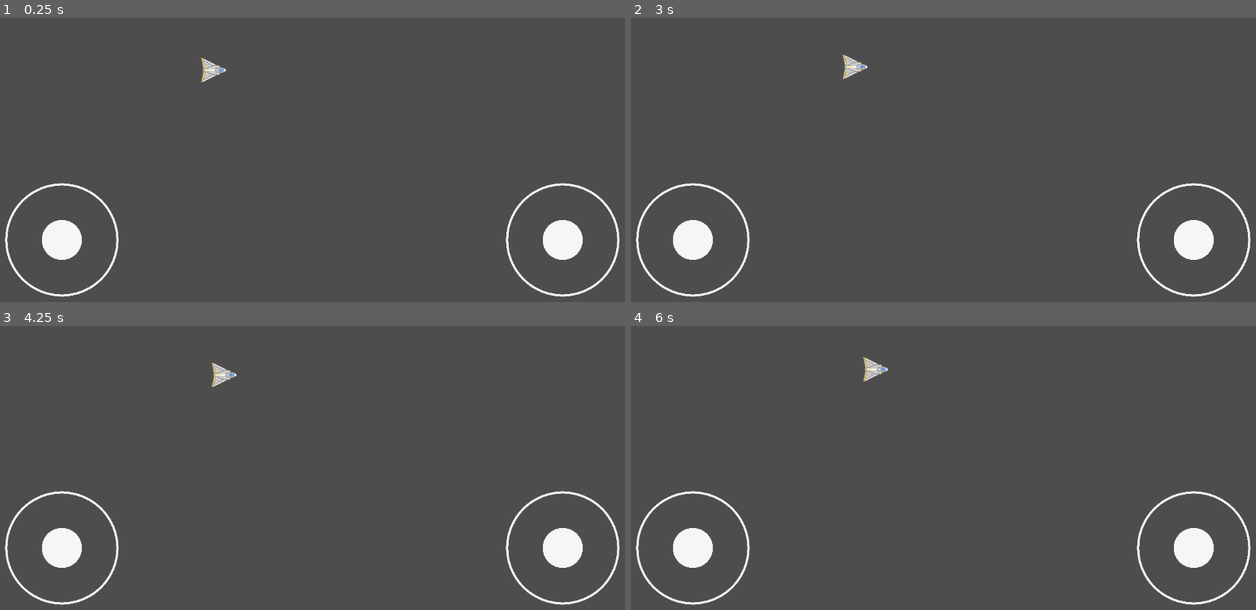
Above: before the commit, frames 1-4 (two rows, left to right).
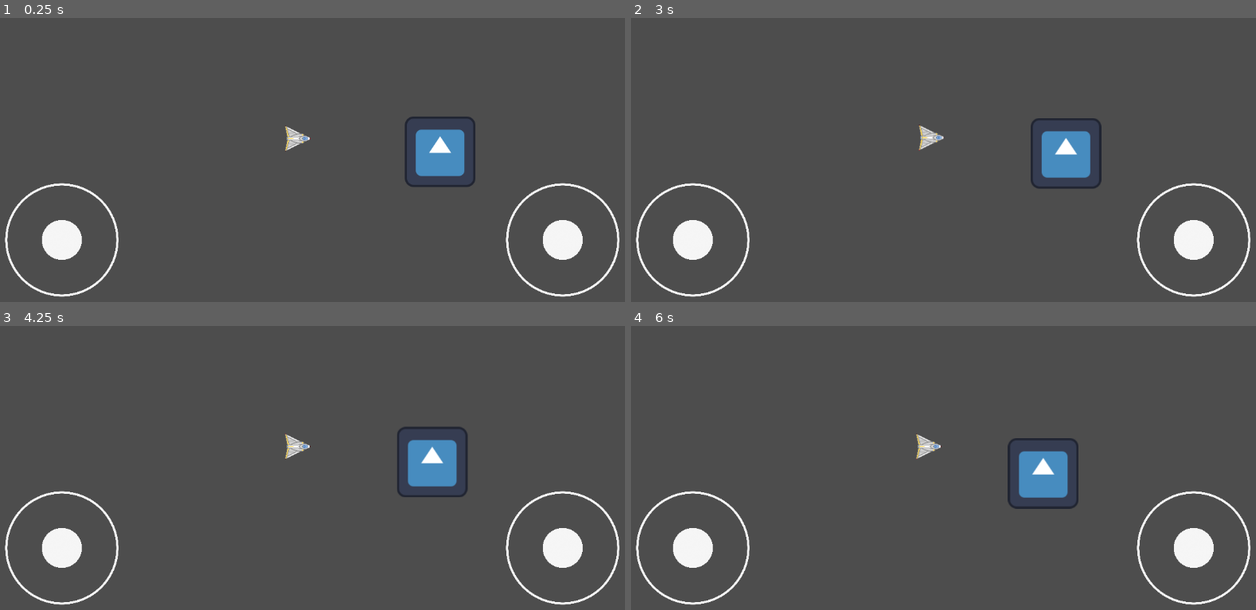
Above: after the commit, the same moments.

Repository: Archit-Dubey/GDC-2D-Shooter
Game: Godot game, scene res://Scenes/main.tscn
Two runs of this game, one before a commit and one after it. Both use one fixed random seed, a clock stepped at 60 frames per second and the inputs below. The engine's default icon, where the game draws it, is replaced by a stand-in: a white triangle on a blue panel in a dark square.
Inputs (mouse positions are in pixels of both pictures, inside the frame that each line leads up to):
- Up to frame 1 (0.25 s): no input
- Up to frame 2 (3 s): click (693, 239) at 0.52 s; click (693, 239) at 1.27 s; click (693, 239) at 2.02 s; tap Enter at 2.75 s; move the mouse to (1081, 120) at 2.77 s
- Up to frame 3 (4.25 s): move the mouse to (181, 465) at 3.52 s
- Up to frame 4 (6 s): tap Space at 4.25 s; move the mouse to (1006, 368) at 4.27 s; tap Enter at 5 s; move the mouse to (912, 519) at 5.02 s; move the mouse to (1131, 499) at 5.77 s

The runs differ from the first frame. In frame 1, 2.0% of the frame differs, in the area x 32-77%, y 13-60%; in frame 2, 2.1%; in frame 3, 2.0%; in frame 4, 2.1%, in the area x 37-72%, y 10-65%.

Commit message:
modified the player camera, saved player as a seperate scene

Diff:
--- /dev/null
+++ b/GDC Shooter 2D/Scenes/bullet.tscn
@@ -0,0 +1,5 @@
+[gd_scene format=3 uid="uid://bqx77sn4o8ktk"]
+
+[node name="Bullet" type="RigidBody2D"]
+
+[node name="CollisionShape2D" type="CollisionShape2D" parent="."]
--- a/GDC Shooter 2D/Scenes/joystick.tscn
+++ b/GDC Shooter 2D/Scenes/joystick.tscn
@@ -9,6 +9,7 @@
 
 var posVector: Vector2
 @export var deadzone = 15
+@onready var Knob=$Knob
 "
 
 [node name="Joystick" type="Node2D"]
--- a/GDC Shooter 2D/Scenes/main.tscn
+++ b/GDC Shooter 2D/Scenes/main.tscn
@@ -1,37 +1,8 @@
-[gd_scene load_steps=8 format=3 uid="uid://d20ga7d1n8k7w"]
+[gd_scene load_steps=4 format=3 uid="uid://d20ga7d1n8k7w"]
 
 [ext_resource type="PackedScene" uid="uid://bnoasihi24wj0" path="res://Scenes/joystick.tscn" id="1_s8jiq"]
-[ext_resource type="Script" path="res://Scripts/Player.gd" id="2_fn81i"]
-[ext_resource type="Texture2D" uid="uid://tiko2t3qtqlb" path="res://Assets/Art/Player/Player Sprites.png" id="3_0dyt2"]
-
-[sub_resource type="AtlasTexture" id="AtlasTexture_ppgtp"]
-atlas = ExtResource("3_0dyt2")
-region = Rect2(0, 0, 50, 50)
-
-[sub_resource type="AtlasTexture" id="AtlasTexture_5h1rg"]
-atlas = ExtResource("3_0dyt2")
-region = Rect2(50, 0, 50, 50)
-
-[sub_resource type="AtlasTexture" id="AtlasTexture_e72hr"]
-atlas = ExtResource("3_0dyt2")
-region = Rect2(100, 0, 50, 50)
-
-[sub_resource type="SpriteFrames" id="SpriteFrames_pc2h0"]
-animations = [{
-"frames": [{
-"duration": 1.0,
-"texture": SubResource("AtlasTexture_ppgtp")
-}, {
-"duration": 1.0,
-"texture": SubResource("AtlasTexture_5h1rg")
-}, {
-"duration": 1.0,
-"texture": SubResource("AtlasTexture_e72hr")
-}],
-"loop": true,
-"name": &"Player",
-"speed": 5.0
-}]
+[ext_resource type="PackedScene" uid="uid://xcee157fq5ca" path="res://Scenes/player.tscn" id="2_irpq3"]
+[ext_resource type="Texture2D" uid="uid://mib7garokarc" path="res://icon.svg" id="3_qbbl1"]
 
 [node name="Main" type="Node2D"]
 
@@ -64,25 +35,8 @@
 position = Vector2(-80, -100)
 scale = Vector2(2, 2)
 
-[node name="Camera2D" type="Camera2D" parent="."]
-anchor_mode = 0
+[node name="Player" parent="." instance=ExtResource("2_irpq3")]
 
-[node name="Player" type="CharacterBody2D" parent="."]
-position = Vector2(400, 200)
-script = ExtResource("2_fn81i")
-
-[node name="AnimatedSprite2D" type="AnimatedSprite2D" parent="Player"]
-rotation = 1.5708
-sprite_frames = SubResource("SpriteFrames_pc2h0")
-animation = &"Player"
-
-[node name="CollisionPolygon2D" type="CollisionPolygon2D" parent="Player"]
-rotation = 1.5708
-polygon = PackedVector2Array(0, -24, -25, 24, 25, 24)
-
-[node name="Area2D" type="Area2D" parent="Player"]
-rotation = 0.785398
-
-[node name="CollisionPolygon2D" type="CollisionPolygon2D" parent="Player/Area2D"]
-rotation = 0.785398
-polygon = PackedVector2Array(0, -24, -25, 24, 25, 24)
+[node name="placeholder" type="Sprite2D" parent="."]
+position = Vector2(658, 224)
+texture = ExtResource("3_qbbl1")
--- /dev/null
+++ b/GDC Shooter 2D/Scenes/player.tscn
@@ -0,0 +1,54 @@
+[gd_scene load_steps=7 format=3 uid="uid://xcee157fq5ca"]
+
+[ext_resource type="Script" path="res://Scripts/Player.gd" id="1_is4dd"]
+[ext_resource type="Texture2D" uid="uid://tiko2t3qtqlb" path="res://Assets/Art/Player/Player Sprites.png" id="2_81p4u"]
+
+[sub_resource type="AtlasTexture" id="AtlasTexture_ppgtp"]
+atlas = ExtResource("2_81p4u")
+region = Rect2(0, 0, 50, 50)
+
+[sub_resource type="AtlasTexture" id="AtlasTexture_5h1rg"]
+atlas = ExtResource("2_81p4u")
+region = Rect2(50, 0, 50, 50)
+
+[sub_resource type="AtlasTexture" id="AtlasTexture_e72hr"]
+atlas = ExtResource("2_81p4u")
+region = Rect2(100, 0, 50, 50)
+
+[sub_resource type="SpriteFrames" id="SpriteFrames_pc2h0"]
+animations = [{
+"frames": [{
+"duration": 1.0,
+"texture": SubResource("AtlasTexture_ppgtp")
+}, {
+"duration": 1.0,
+"texture": SubResource("AtlasTexture_5h1rg")
+}, {
+"duration": 1.0,
+"texture": SubResource("AtlasTexture_e72hr")
+}],
+"loop": true,
+"name": &"Idle",
+"speed": 5.0
+}]
+
+[node name="Player" type="CharacterBody2D"]
+position = Vector2(400, 200)
+script = ExtResource("1_is4dd")
+
+[node name="AnimatedSprite2D" type="AnimatedSprite2D" parent="."]
+rotation = 1.5708
+sprite_frames = SubResource("SpriteFrames_pc2h0")
+animation = &"Idle"
+autoplay = "Idle"
+
+[node name="CollisionPolygon2D" type="CollisionPolygon2D" parent="."]
+rotation = 1.5708
+polygon = PackedVector2Array(0, -24, -25, 24, 25, 24)
+
+[node name="Camera2D" type="Camera2D" parent="."]
+position = Vector2(24, 0)
+position_smoothing_enabled = true
+
+[node name="GunTip" type="Node2D" parent="."]
+position = Vector2(23, 0)
--- a/GDC Shooter 2D/Scripts/Knob.gd
+++ b/GDC Shooter 2D/Scripts/Knob.gd
@@ -11,7 +11,7 @@
 	deadzone = parent.deadzone
 	maxLength *= parent.scale.x
 
-func _process(delta):
+func _physics_process(delta):
 	if pressing:
 		if get_global_mouse_position().distance_to(parent.global_position) <= maxLength:
 			global_position = get_global_mouse_position()
@@ -19,6 +19,7 @@
 			var angle = parent.global_position.angle_to_point(get_global_mouse_position())
 			global_position.x = parent.global_position.x + cos(angle)*maxLength
 			global_position.y = parent.global_position.y + sin(angle)*maxLength
+			print("outside")
 		calculateVector()
 	else:
 		global_position = lerp(global_position, parent.global_position, delta*50)
Not shown, added: GDC Shooter 2D/Old Assets/A_CompleteSpaceBackground.png.import
Not shown, added: GDC Shooter 2D/Old Assets/A_NebulaWithStars.png.import
Not shown, added: GDC Shooter 2D/Old Assets/AlienSpaceStation.png.import
Not shown, added: GDC Shooter 2D/Old Assets/Asteroid_1.png.import
Not shown, added: GDC Shooter 2D/Old Assets/Asteroid_2.png.import
Not shown, added: GDC Shooter 2D/Old Assets/Asteroid_3.png.import
Not shown, added: GDC Shooter 2D/Old Assets/Asteroid_4.png.import
Not shown, added: GDC Shooter 2D/Old Assets/B_CompleteSpaceBackground.png.import
Not shown, added: GDC Shooter 2D/Old Assets/B_NebulaWithStars.png.import
Not shown, added: GDC Shooter 2D/Old Assets/BigBluePlanet.png.import
Not shown, added: GDC Shooter 2D/Old Assets/BigRedPlanet.png.import
Not shown, added: GDC Shooter 2D/Old Assets/Big_Blackhole.png.import
(and 50 more such lines)
